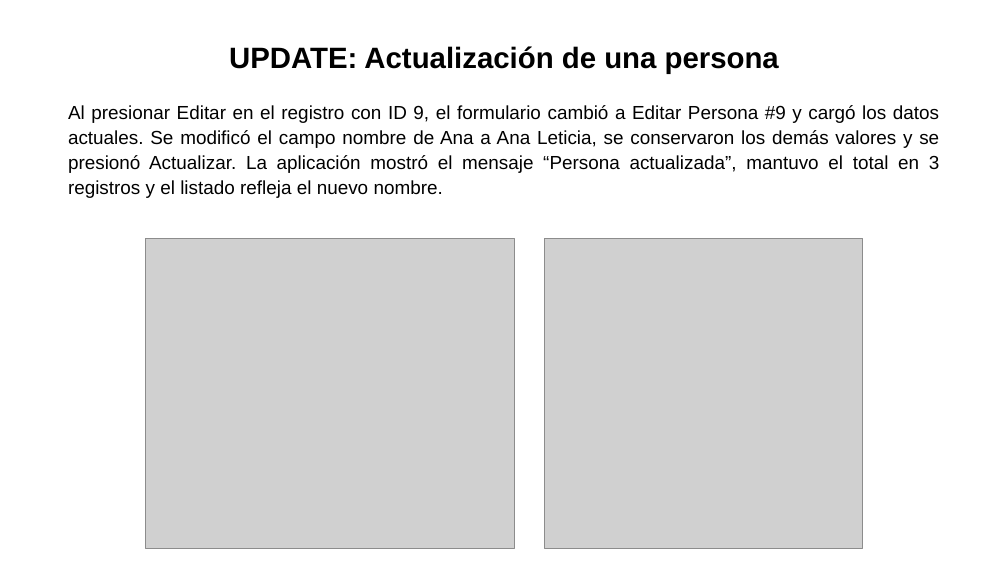
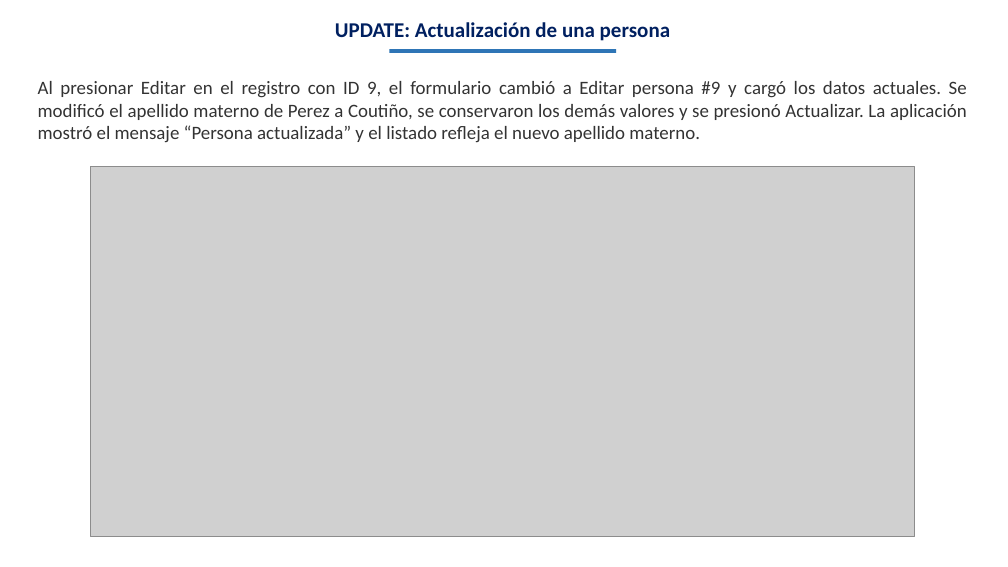
Before and after one commit to alondraS128/TBD_Tema-4, a slide deck: slide 8 of Actividad 4.3 Banco de ejercicios_AlondraSantis_TBD_5ISCM.pptx (slide 7 before the commit). Drawn at 1008x567 pixels with LibreOffice and Linux fonts; fonts in the diff are those of the drawing; grey boxes stand for pictures. Boxes give left, top, right and bottom in pixels: in the first picture for what was removed or moved away, otherwise in the second. Text is boxed around its words. In the diff, an @@ line names an element or a change of style, - is before the commit and + after.

```diff
--- a/Actividad 4.3 Banco de ejercicios_AlondraSantis_TBD_5ISCM.pptx
+++ b/Actividad 4.3 Banco de ejercicios_AlondraSantis_TBD_5ISCM.pptx
@@ text "UPDATE: Actualización de una persona" moved from (x1=229, y1=46, x2=779, y2=74) to (x1=335, y1=22, x2=670, y2=41) @@
@@ text "UPDATE: Actualización de una persona" at (x1=335, y1=22, x2=670, y2=41): size 28 to 20 pt, font Arial to Calibri, text colour #000000 to #002060 @@
@@ rectangle added at (x1=389, y1=49, x2=616, y2=53), fill #2E75B6 @@
@@ text "Al presionar Editar en el ..." at (x1=38, y1=81, x2=967, y2=143): vertical alignment top to middle @@
@@ text at (x1=38, y1=81, x2=967, y2=143): text changed; font Arial to Calibri; text colour #000000 to #333333 @@
-Al presionar Editar en el registro con ID 9, el formulario cambió a Editar Persona #9 y cargó los datos actuales. Se modificó el campo nombre de Ana a Ana Leticia, se conservaron los demás valores y se presionó Actualizar. La aplicación mostró el mensaje “Persona actualizada”, mantuvo el total en 3 registros y el listado refleja el nuevo nombre.
+Al presionar Editar en el registro con ID 9, el formulario cambió a Editar persona #9 y cargó los datos actuales. Se modificó el apellido materno de Perez a Coutiño, se conservaron los demás valores y se presionó Actualizar. La aplicación mostró el mensaje “Persona actualizada” y el listado refleja el nuevo apellido materno.
@@ picture added at (x1=91, y1=166, x2=915, y2=537) @@
@@ picture removed at (x1=145, y1=238, x2=515, y2=548) @@
@@ picture removed at (x1=544, y1=238, x2=863, y2=548) @@
```
Also in this commit, not shown: 13 other slides changed, 8 slides added, 4 slides removed, 19 other files.
